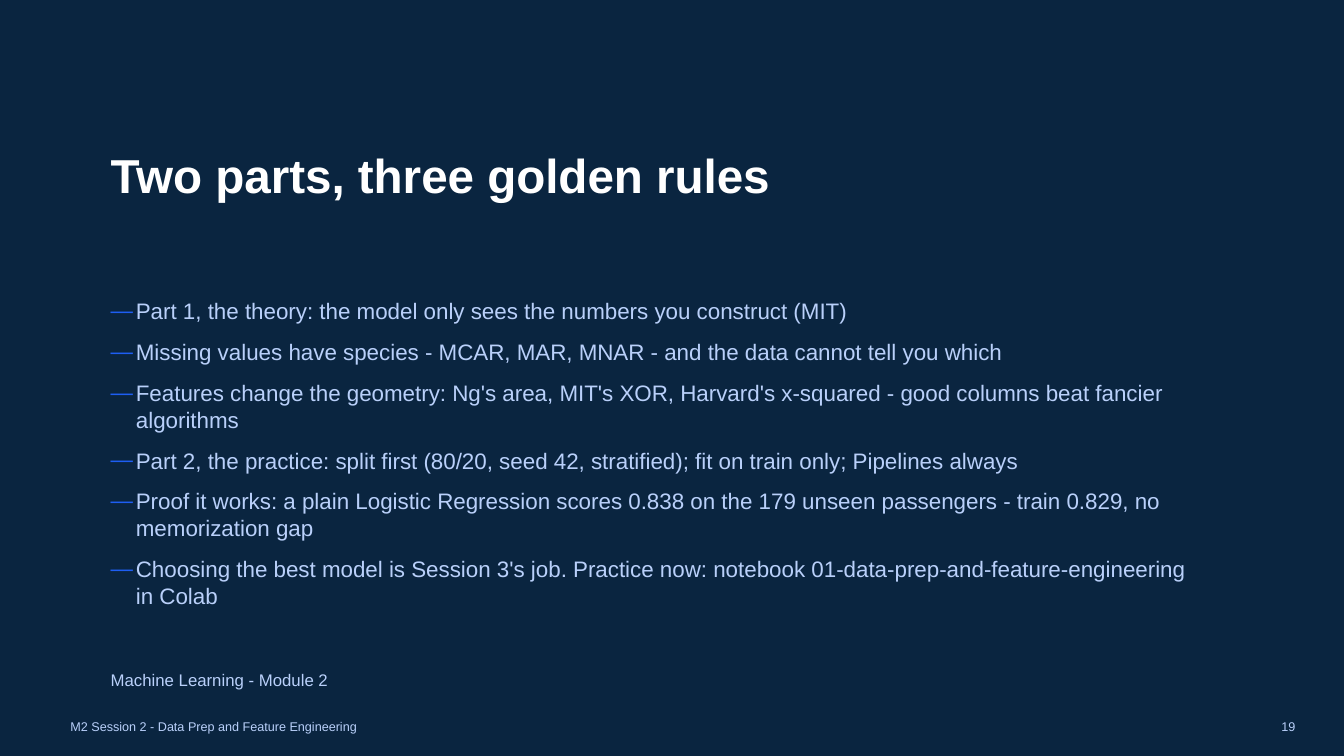
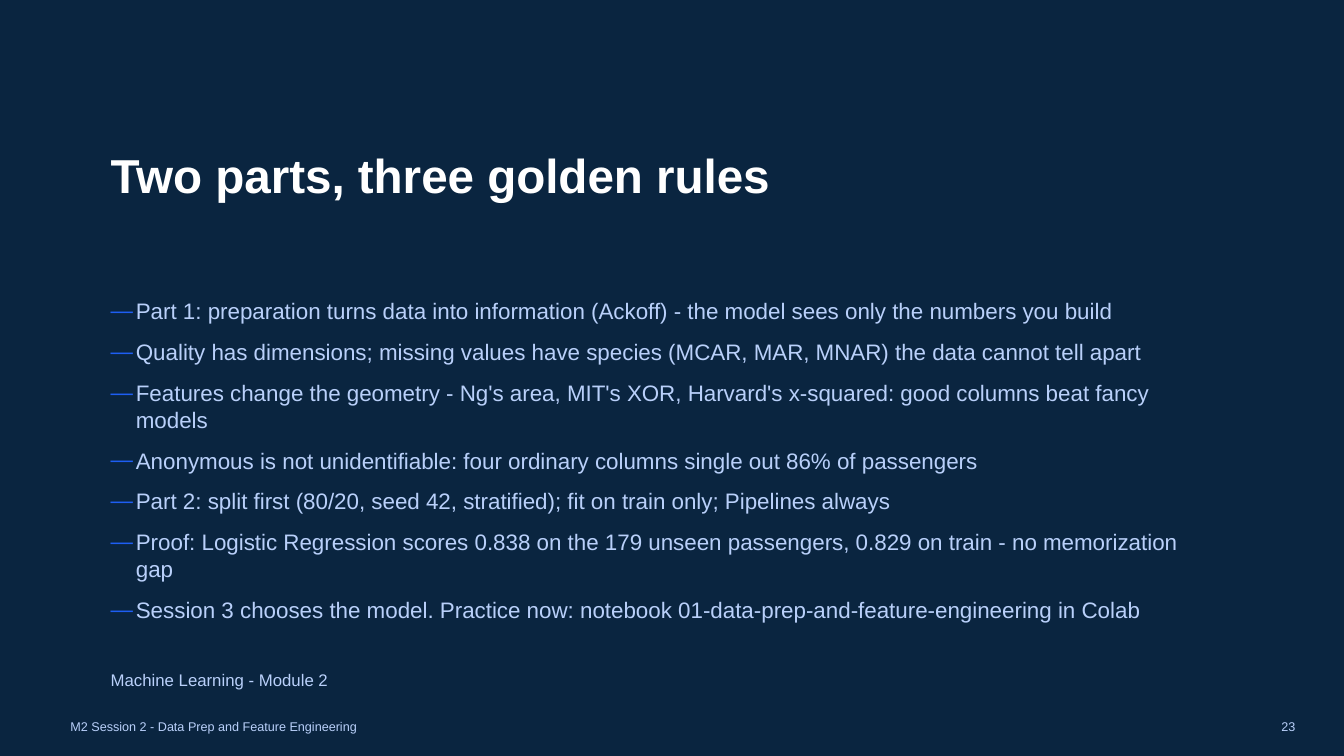
Before and after one commit to koenossendrijver/fontys-tech-exercises, a slide deck: slide 23 of presentations/m2-session-2-data-prep-and-feature-engineering.pptx (slide 19 before the commit). Drawn at 1344x756 pixels with LibreOffice and Linux fonts; fonts in the diff are those of the drawing. Boxes give left, top, right and bottom in pixels: in the first picture for what was removed or moved away, otherwise in the second. Text is boxed around its words. In the diff, an @@ line names an element or a change of style, - is before the commit and + after.

```diff
--- a/presentations/m2-session-2-data-prep-and-feature-engineering.pptx
+++ b/presentations/m2-session-2-data-prep-and-feature-engineering.pptx
@@ text at bbox=[136, 303, 1177, 623]: text changed @@
-— Part 1, the theory: the model only sees the numbers you construct (MIT)
-— Missing values have species - MCAR, MAR, MNAR - and the data cannot tell you which
-— Features change the geometry: Ng's area, MIT's XOR, Harvard's x-squared - good columns beat fancier algorithms
-— Part 2, the practice: split first (80/20, seed 42, stratified); fit on train only; Pipelines always
-— Proof it works: a plain Logistic Regression scores 0.838 on the 179 unseen passengers - train 0.829, no memorization gap
-— Choosing the best model is Session 3's job. Practice now: notebook 01-data-prep-and-feature-engineering in Colab
+— Part 1: preparation turns data into information (Ackoff) - the model sees only the numbers you build
+— Quality has dimensions; missing values have species (MCAR, MAR, MNAR) the data cannot tell apart
+— Features change the geometry - Ng's area, MIT's XOR, Harvard's x-squared: good columns beat fancy models
+— Anonymous is not unidentifiable: four ordinary columns single out 86% of passengers
+— Part 2: split first (80/20, seed 42, stratified); fit on train only; Pipelines always
+— Proof: Logistic Regression scores 0.838 on the 179 unseen passengers, 0.829 on train - no memorization gap
+— Session 3 chooses the model. Practice now: notebook 01-data-prep-and-feature-engineering in Colab
@@ text at bbox=[1281, 722, 1295, 731]: text changed @@
-19
+23
```
Also in this commit, not shown: 15 other slides changed, 4 slides added, 4 other files.
